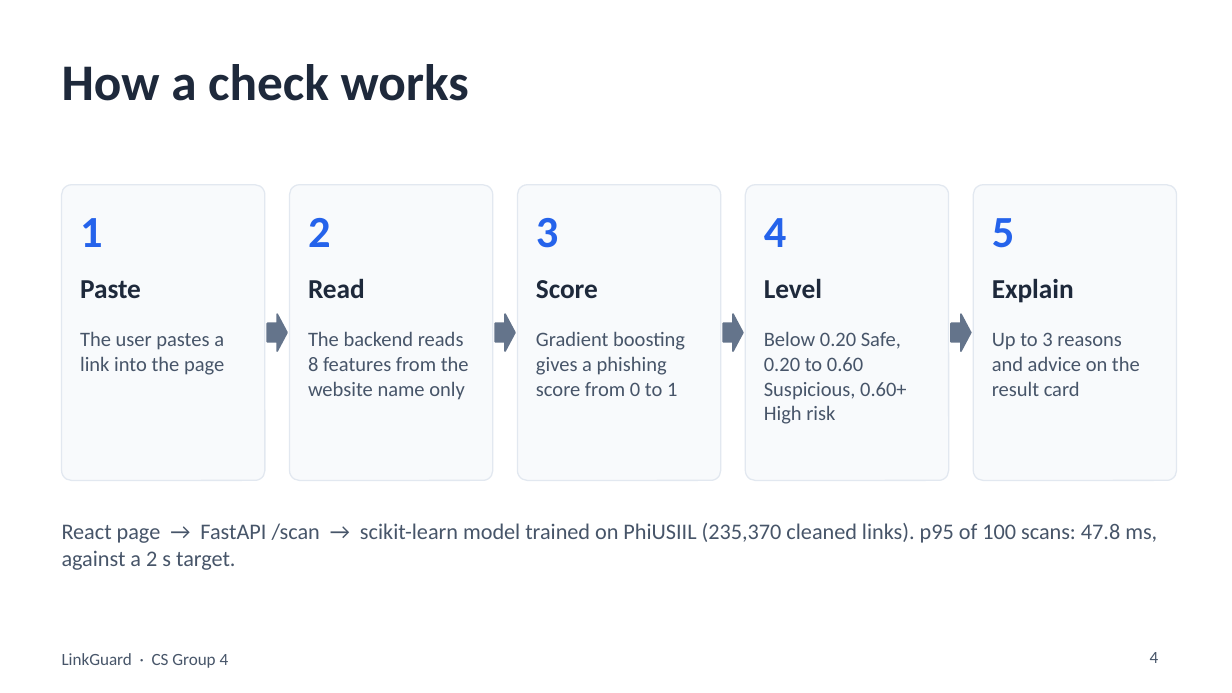
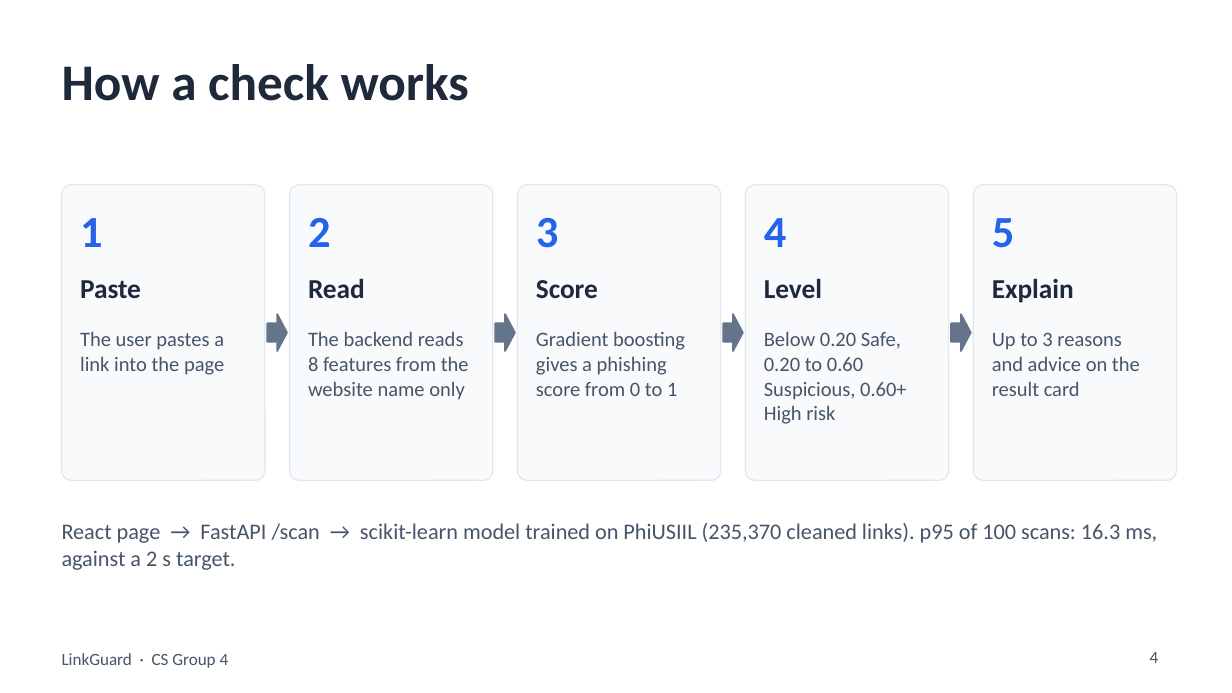
Before and after one commit to CS3-Agentic-Lender/linkguard, a slide deck: slide 4 of docs/presentation/LinkGuard-presentation.pptx. Drawn at 1232x693 pixels with LibreOffice and Linux fonts; fonts in the diff are those of the drawing. Boxes give left, top, right and bottom in pixels: in the first picture for what was removed or moved away, otherwise in the second. Text is boxed around its words. In the diff, an @@ line names an element or a change of style, - is before the commit and + after.

```diff
--- a/docs/presentation/LinkGuard-presentation.pptx
+++ b/docs/presentation/LinkGuard-presentation.pptx
@@ text at (62, 523, 1157, 570): text changed @@
-React page → FastAPI /scan → scikit-learn model trained on PhiUSIIL (235,370 cleaned links). p95 of 100 scans: 47.8 ms, against a 2 s target.
+React page → FastAPI /scan → scikit-learn model trained on PhiUSIIL (235,370 cleaned links). p95 of 100 scans: 16.3 ms, against a 2 s target.
```
Also in this commit, not shown: 1 other slide changed, 1 other file.
